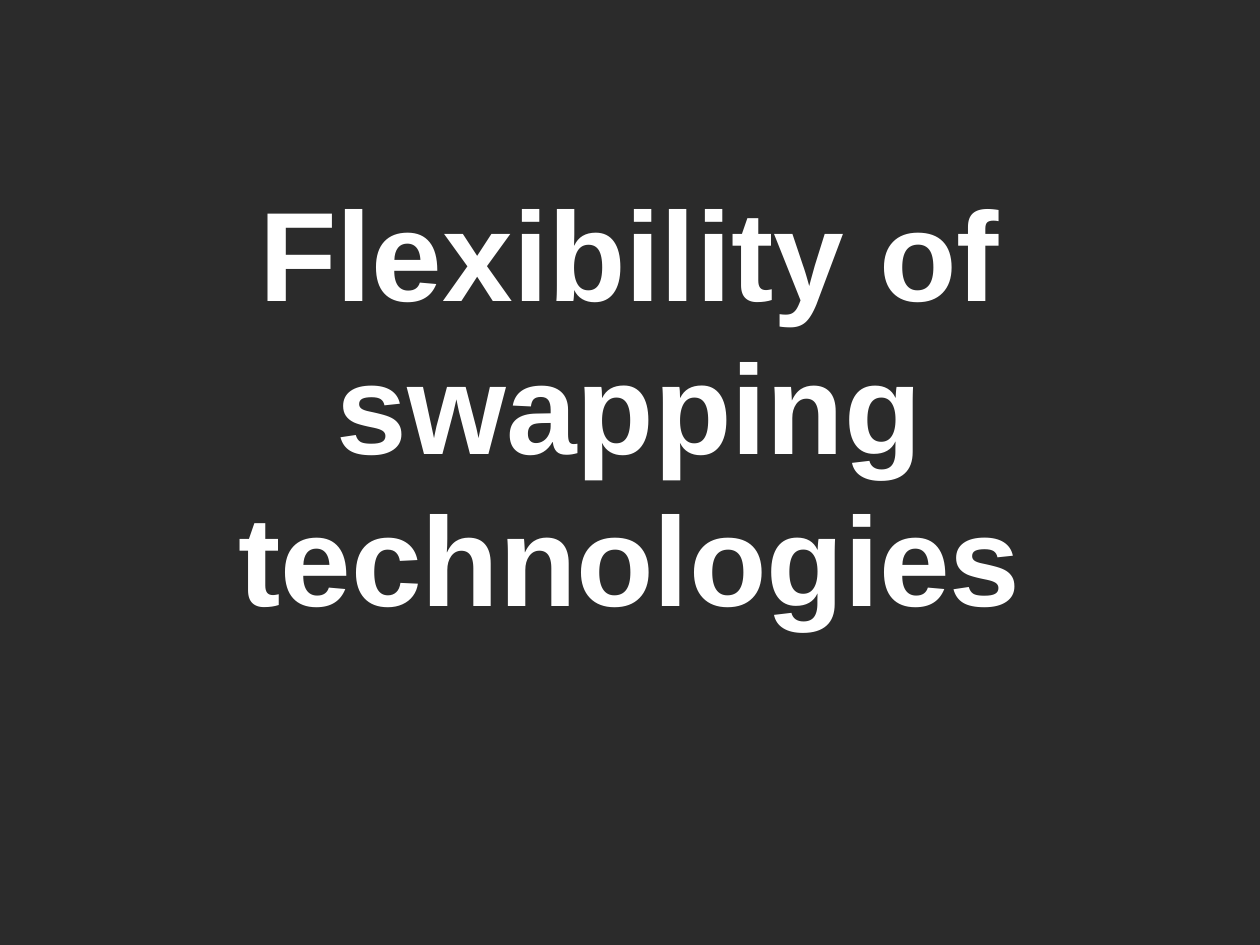
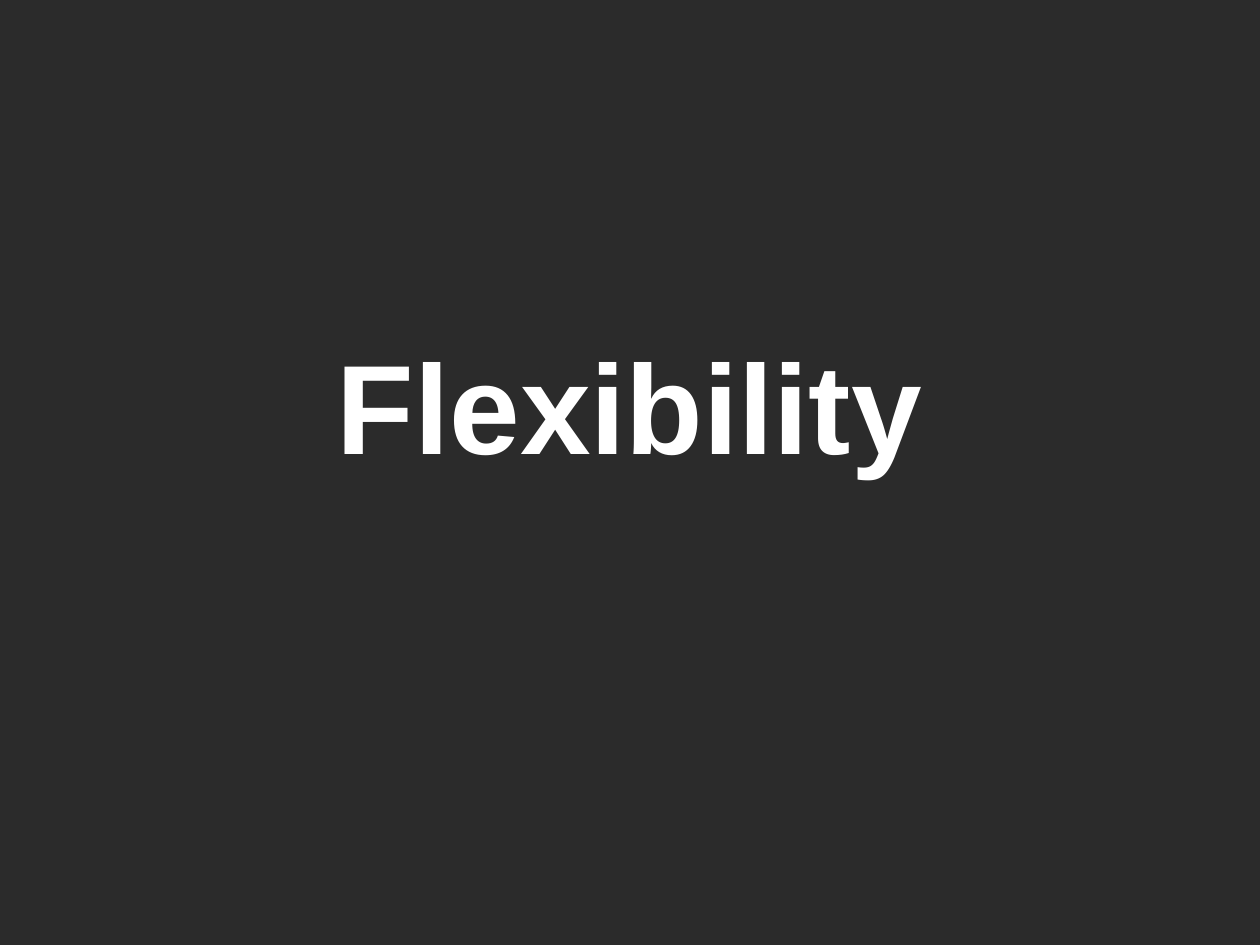
Before and after one commit to mateuszwinnicki/talks, a slide deck: slide 29 of HexagonalArchitecture/HexagonalArchitecture.odp. Drawn at 1260x945 pixels with LibreOffice and Linux fonts; fonts in the diff are those of the drawing; background and template pictures are left out; a plain dark background stands for a picture behind light text. Boxes give left, top, right and bottom in pixels: in the first picture for what was removed or moved away, otherwise in the second. Text is boxed around its words. In the diff, an @@ line names an element or a change of style, - is before the commit and + after.

```diff
--- a/HexagonalArchitecture/HexagonalArchitecture.odp
+++ b/HexagonalArchitecture/HexagonalArchitecture.odp
@@ subtitle at (x1=337, y1=362, x2=922, y2=477): text changed @@
-Flexibility of swapping technologies
+Flexibility
```
Also in this commit, not shown: 2 other slides changed, 1 slide added, 1 slide removed, 1 other file.
